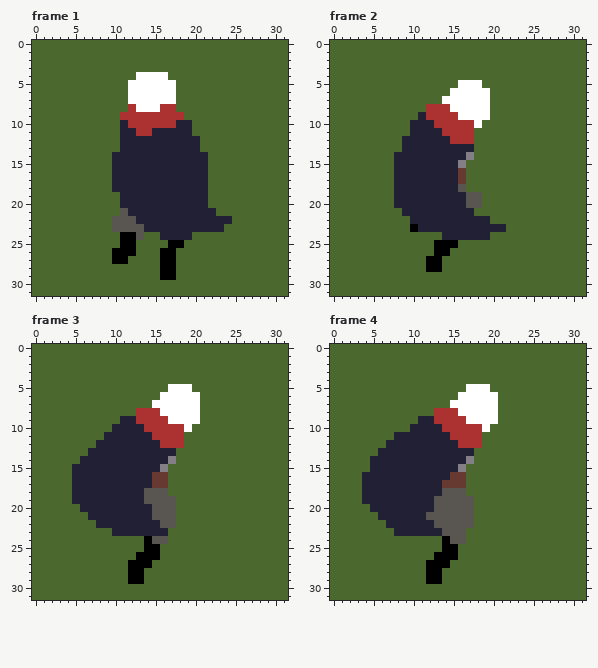
A pixel-art file gets an edit: aseprite/attackup1.aseprite. Above is the file before it was changed.
32x32 pixels, 10 frames. Shown: frame 1, frame 2, frame 3, frame 4. The commit also changed other frames, which this record leaves out.
And afterwards:
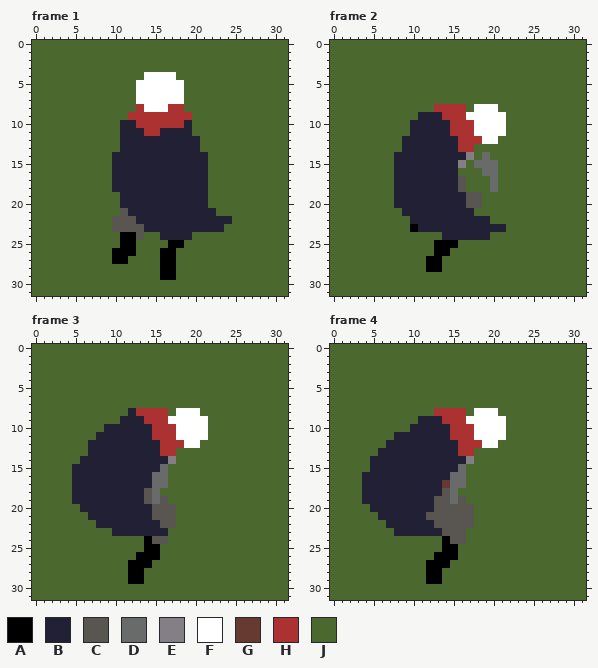
Palette (. is transparent): A #000000  B #222034  C #595652  D #696a6a  E #847e87  F #ffffff  G #663931  H #ac3232  J #4b692f
The edit:
layer "arms" now shown
--- frame 1, layer "Head"
@@ x 9..21 @@
  3 JJJJJJJJJJJJJ
- 4 JJJJFFFFJJJJJ
- 5 JJJFFFFFFJJJJ
- 6 JJJFFFFFFJJJJ
- 7 JJJFFFFFFJJJJ
- 8 JJJHFFFHHJJJJ
- 9 JJHHHHHHHHJJJ
-10 JJBHHHHHHBBJJ
-11 JJBBHHBBBBBJJ
+ 4 JJJJJFFFFJJJJ
+ 5 JJJJFFFFFFJJJ
+ 6 JJJJFFFFFFJJJ
+ 7 JJJJFFFFFFJJJ
+ 8 JJJJHFFFHHJJJ
+ 9 JJJHHHHHHHHJJ
+10 JJBBHHHHHHBJJ
+11 JJBBBHHBBBBJJ
 12 JJBBBBBBBBBBJ
--- frame 2, layers "Head", "arms", "body"
@@ x 10..23 @@
  4 JJJJJJJJJJJJJJ
- 5 JJJJJJFFFJJJJJ
- 6 JJJJJFFFFFJJJJ
- 7 JJJJFFFFFFJJJJ
- 8 JJHHHFFFFFJJJJ
- 9 JBHHHHFFFFJJJJ
-10 BBBHHHHHFJJJJJ
-11 BBBBHHHHJJJJJJ
-12 BBBBBHHHJJJJJJ
-13 BBBBBBBBJJJJJJ
-14 BBBBBBBEJJJJJJ
-15 BBBBBBEJJJJJJJ
-16 BBBBBBGJJJJJJJ
-17 BBBBBBGJJJJJJJ
-18 BBBBBBCJJJJJJJ
+ 5 JJJJJJJJJJJJJJ
+ 6 JJJJJJJJJJJJJJ
+ 7 JJJJJJJJJJJJJJ
+ 8 JJJHHHHJFFFJJJ
+ 9 JBBBHHHFFFFFJJ
+10 BBBBBHHHFFFFJJ
+11 BBBBBHHHFFFFJJ
+12 BBBBBBHHHFFJJJ
+13 BBBBBBHHJJJJJJ
+14 BBBBBBBEJDJJJJ
+15 BBBBBBEJDDDJJJ
+16 BBBBBBJJJDDJJJ
+17 BBBBBBCJJJDJJJ
+18 BBBBBBCJJJDJJJ
 19 BBBBBBBCCJJJJJ
--- frame 3
@@ x 5..23 @@
  4 JJJJJJJJJJJJJJJJJJJ
- 5 JJJJJJJJJJJJFFFJJJJ
- 6 JJJJJJJJJJJFFFFFJJJ
- 7 JJJJJJJJJJFFFFFFJJJ
- 8 JJJJJJJJHHHFFFFFJJJ
- 9 JJJJJJBBHHHHFFFFJJJ
-10 JJJJJBBBBHHHHHFJJJJ
-11 JJJJBBBBBBHHHHJJJJJ
-12 JJJBBBBBBBBHHHJJJJJ
-13 JJBBBBBBBBBBBJJJJJJ
+ 5 JJJJJJJJJJJJJJJJJJJ
+ 6 JJJJJJJJJJJJJJJJJJJ
+ 7 JJJJJJJJJJJJJJJJJJJ
+ 8 JJJJJJJBHHHHJFFFJJJ
+ 9 JJJJJJBBBHHHFFFFFJJ
+10 JJJJBBBBBBHHHFFFFJJ
+11 JJJBBBBBBBHHHFFFFJJ
+12 JJBBBBBBBBBHHHFFJJJ
+13 JJBBBBBBBBBHHJJJJJJ
 14 JBBBBBBBBBBBEJJJJJJ
-15 BBBBBBBBBBBEJJJJJJJ
-16 BBBBBBBBBBGGJJJJJJJ
-17 BBBBBBBBBBGGJJJJJJJ
-18 BBBBBBBBBCCCJJJJJJJ
-19 BBBBBBBBBCCCCJJJJJJ
+15 BBBBBBBBBBBDJJJJJJJ
+16 BBBBBBBBBBDDJJJJJJJ
+17 BBBBBBBBBBDDJJJJJJJ
+18 BBBBBBBBBCDJJJJJJJJ
+19 BBBBBBBBBCDCJJJJJJJ
 20 JBBBBBBBBBCCCJJJJJJ
--- frame 4, layers "Head", "arms", "legs"
@@ x 11..23 @@
  4 JJJJJJJJJJJJJ
- 5 JJJJJJFFFJJJJ
- 6 JJJJJFFFFFJJJ
- 7 JJJJFFFFFFJJJ
- 8 JJHHHFFFFFJJJ
- 9 BBHHHHFFFFJJJ
-10 BBBHHHHHFJJJJ
-11 BBBBHHHHJJJJJ
-12 BBBBBHHHJJJJJ
-13 BBBBBBBJJJJJJ
+ 5 JJJJJJJJJJJJJ
+ 6 JJJJJJJJJJJJJ
+ 7 JJJJJJJJJJJJJ
+ 8 JJHHHHJFFFJJJ
+ 9 BBBHHHFFFFFJJ
+10 BBBBHHHFFFFJJ
+11 BBBBHHHFFFFJJ
+12 BBBBBHHHFFJJJ
+13 BBBBBHHJJJJJJ
 14 BBBBBBEJJJJJJ
-15 BBBBBEJJJJJJJ
-16 BBBBGGJJJJJJJ
-17 BBBGGGJJJJJJJ
-18 BBBCCCJJJJJJJ
-19 BBCCCCCJJJJJJ
+15 BBBBBDJJJJJJJ
+16 BBBBDDJJJJJJJ
+17 BBBGDDJJJJJJJ
+18 BBBCDJJJJJJJJ
+19 BBCCDCJJJJJJJ
 20 BBCCCCCJJJJJJ
Boxes around the changes in both pictures, in picture pixels (x1, y1, x2, y2):
changed: (120, 72, 192, 136)
changed: (426, 80, 506, 192)
changed: (88, 384, 208, 504)
changed: (434, 384, 506, 504)
